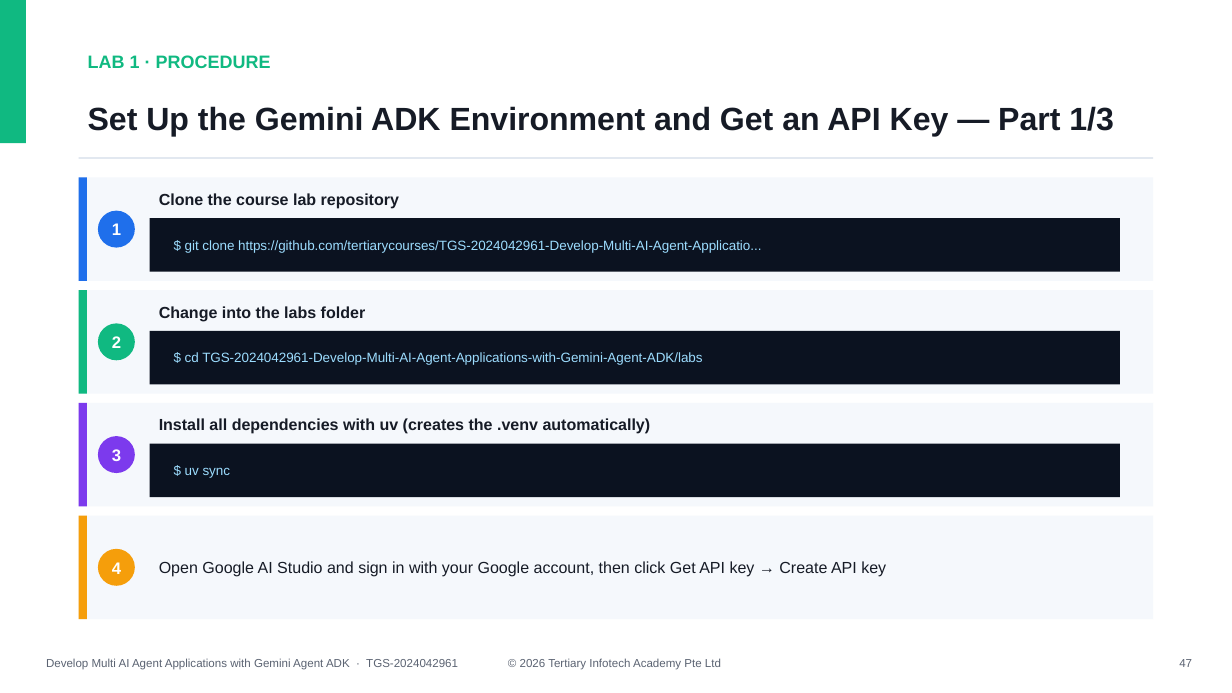
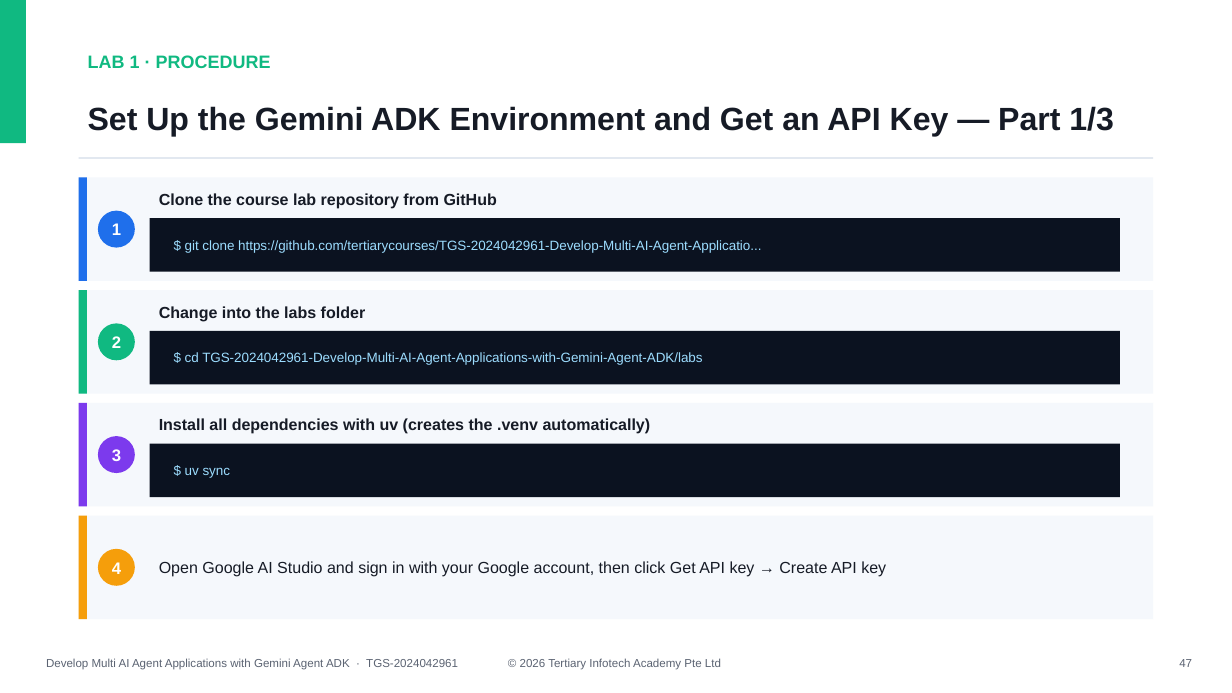
Before and after one commit to tertiarycourses/TGS-2024042961-Develop-Multi-AI-Agent-Applications-with-Gemini-Agent-ADK, a slide deck: slide 47 of courseware/Develop Multi AI Agent Applications with Gemini Agent ADK-v1.4.pptx. Drawn at 1232x693 pixels with LibreOffice and Linux fonts; fonts in the diff are those of the drawing. Boxes give left, top, right and bottom in pixels: in the first picture for what was removed or moved away, otherwise in the second. Text is boxed around its words. In the diff, an @@ line names an element or a change of style, - is before the commit and + after.

```diff
--- a/courseware/Develop Multi AI Agent Applications with Gemini Agent ADK-v1.4.pptx
+++ b/courseware/Develop Multi AI Agent Applications with Gemini Agent ADK-v1.4.pptx
@@ text at <box>159,193,497,209</box>: text changed @@
-Clone the course lab repository
+Clone the course lab repository from GitHub
```
Also in this commit, not shown: 1 other slide changed, 7 other files.
